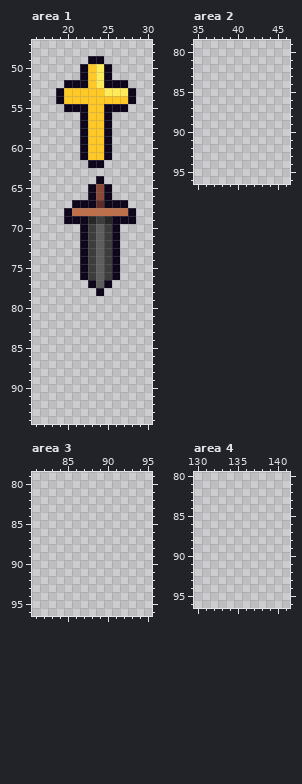
Two states of a pixel-art file, android/assets/ase/item_sliced.ase. That is the earlier state.
256x256 pixels, 1 frame. Shown: area 1: x 16..30, y 47..94; area 2: x 35..46, y 79..96; area 3: x 81..95, y 79..96; area 4: x 130..141, y 80..96. The commit also changed other parts of the picture, which this record leaves out.
And afterwards:
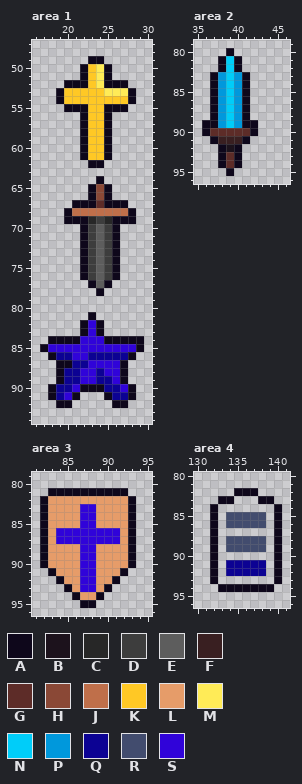
Palette (. is transparent): A #0e071b  B #1c121c  C #272727  D #3d3d3d  E #5d5d5d  F #391f21  G #5d2c28  H #8a4836  J #bf6f4a  K #ffc825  L #e69c69  M #ffeb57  N #00cdf9  P #0098dc  Q #0c0293  R #424c6e  S #3003d9
What changed:
Changed rows in their new state; - is an unchanged pixel.
Area 1:
first column x 17:
81 ------A------
82 -----ASA-----
83 -----ASA-----
84 -AAAASSSAAAAA
85 ASSSSSSSSSSSA
86 -AQQSSQQQQQA-
87 --AAQQSSSSA--
88 --AQQSSQSSA--
89 --AQQSSQQSA--
90 -AQQSAAAQQSA-
91 -AQSA---AQQA-
92 --AA-----AA--
Area 2:
first column x 36:
80 ---A---
81 --ANA--
82 --ANA--
83 -APNPA-
84 -APNPA-
85 -APNPA-
86 -APNPA-
87 -APNPA-
88 -APNPA-
89 AAPNPAA
90 AGGGGGA
91 -AFFFA-
92 --ABA--
93 --AGA--
94 --AGA--
95 ---A---
Area 3:
first column x 82:
81 -AAAAAAAAAA-
82 ALLLLLLLLLLA
83 ALLLLSSLLLLA
84 ALLLLSSLLLLA
85 ALLLLSSLLLLA
86 ALSSSSSSSSLA
87 ALSSSSSSSSLA
88 ALLLLSSLLLLA
89 ALLLLSSLLLLA
90 ALLLLSSLLLLA
91 -ALLLSSLLLA-
92 --ALLSSLLA--
93 ---ALSSLA---
94 ----ALLA----
95 -----AA-----
Area 4:
first column x 132:
82 ---AAA---
83 -AA---AA-
84 A-------A
85 A-RRRRR-A
86 A-RRRRR-A
87 A-------A
88 A-RRRRR-A
89 A-RRRRR-A
90 A-------A
91 A-QQQQQ-A
92 A-QQQQQ-A
93 A-------A
94 -AAAAAAA-
Pixel boxes of the changes (left, top, right, bottom) in both pictures:
added: (40, 312, 144, 408)
added: (202, 48, 258, 176)
added: (40, 488, 136, 608)
added: (210, 488, 282, 592)
